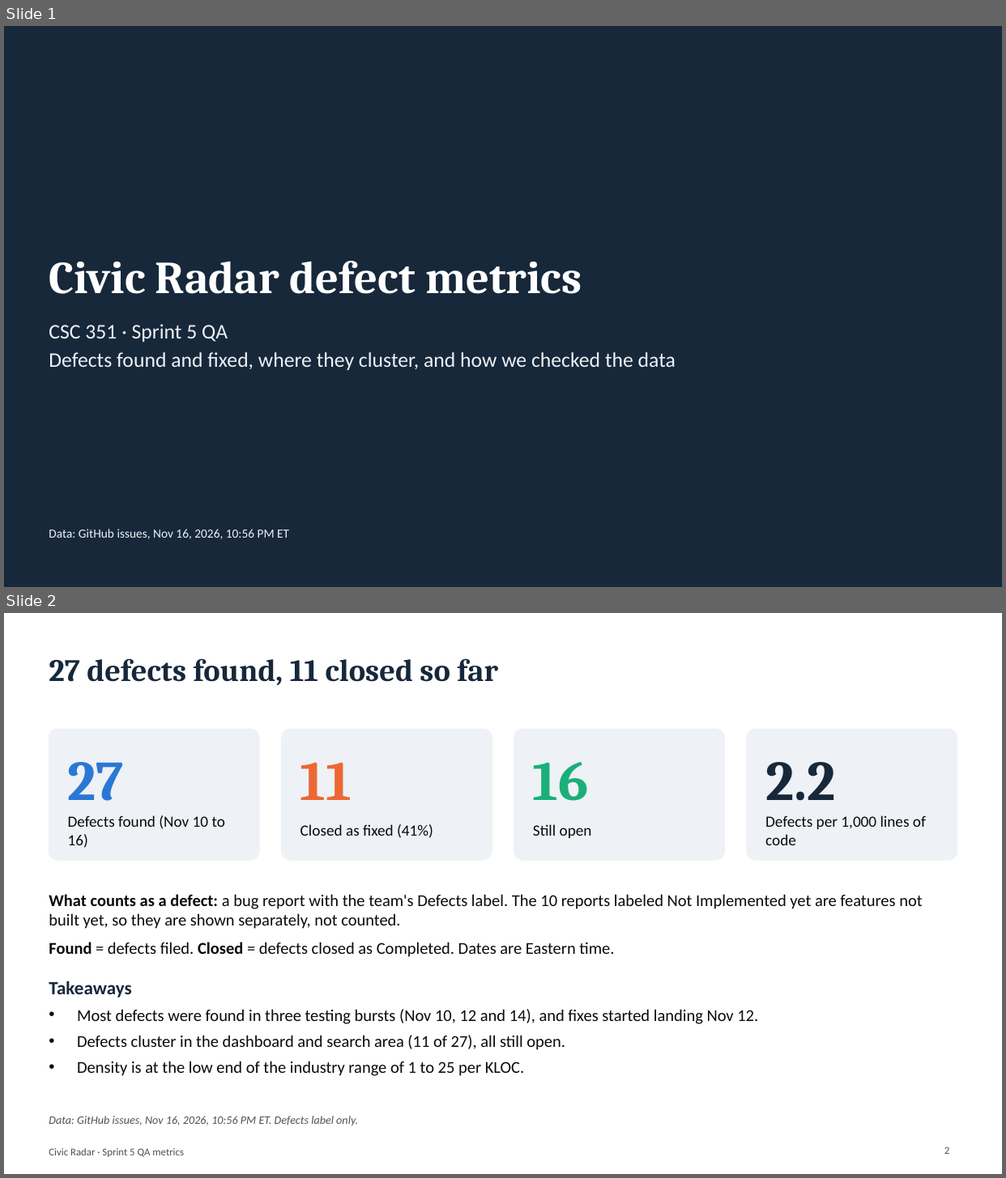
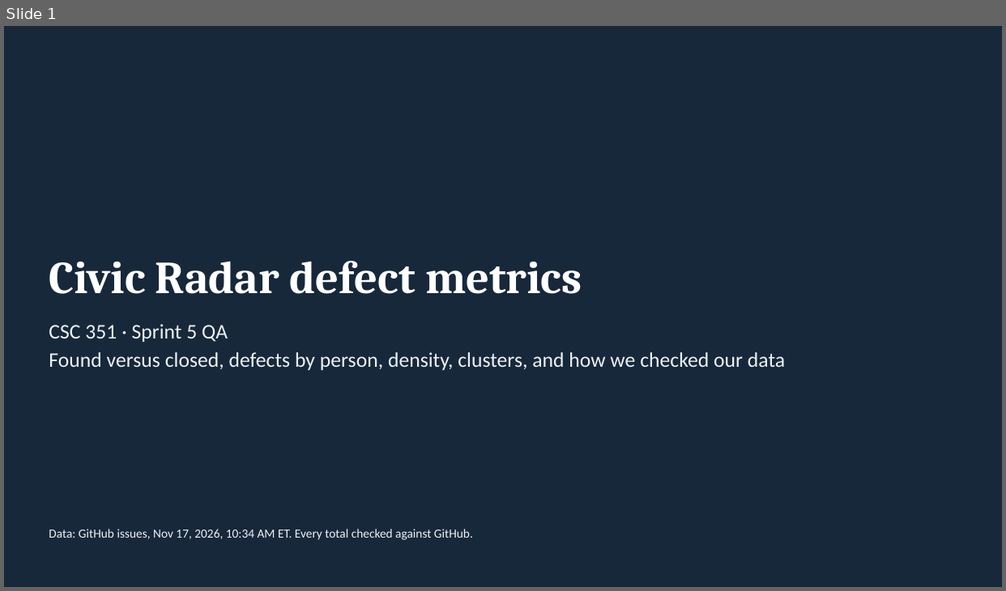
Before and after one commit to Civic-Radar/civicradar-project, a slide deck: Defect Metrics/Civic Radar Defect Metrics.pptx. Shown one above the other, each under a label of ours: slides 1 and 2 before the commit, slide 1 after it. The pictures are 1006x1178 and 1006x591 pixels, drawn with LibreOffice and Linux fonts; fonts in the diff are those of the drawing. Boxes give left, top, right and bottom in pixels: in the first picture for what was removed or moved away, otherwise in the second. Text is boxed around its words. In the diff, an @@ line names an element or a change of style, - is before the commit and + after.

Commit message:
Refresh Phase B defect metrics after the team's last merges and follow the lecture example
Pulled from GitHub on November 17, 2026 at 10:34 AM ET: 27 defects found, 23 closed, 4 open. Lines of code recounted with cloc on main (6bd95e3): 12,675, so 2.1 defects per KLOC.

Defects by person now include the 7 real reports our team filed against the team we tested (SonjaSeferasi/ssu-starter-app-v2); form tests, duplicates and one withdrawn report are listed and left out. Charts now have labeled axes, and defect clusters add a full defects-by-SRS-item chart and table that add up to 27. Severity table adds average days to fix.

The slides follow the CSC 351 Defect Metrics lecture example. Removed the PNG charts and their scripts, since the deck's native charts replace them. checks.py reruns the GitHub search cross-checks.

```diff
--- a/Defect Metrics/Civic Radar Defect Metrics.pptx
+++ b/Defect Metrics/Civic Radar Defect Metrics.pptx
@@ slide 2 removed at [4,613,1002,1174], background #FFFFFF @@
@@ title removed at [49,658,498,685] @@
-27 defects found, 11 closed so far
@@ rounded rectangle removed at [49,729,259,860] @@
@@ rounded rectangle removed at [282,729,492,860] @@
@@ rounded rectangle removed at [514,729,725,860] @@
@@ rounded rectangle removed at [747,729,957,860] @@
@@ text removed at [68,762,124,801] @@
-27
@@ text removed at [300,762,351,800] @@
-11
@@ text removed at [533,762,589,801] @@
-16
@@ text removed at [765,762,835,801] @@
-2.2
@@ text removed at [68,815,225,848] @@
-Defects found (Nov 10 to 16)
@@ text removed at [300,824,433,838] @@
-Closed as fixed (41%)
@@ text removed at [533,824,592,838] @@
-Still open
@@ text removed at [765,815,926,845] @@
-Defects per 1,000 lines of code
@@ text removed at [49,894,922,957] @@
-What counts as a defect: a bug report with the team's Defects label. The 10 reports labeled Not Implemented yet are features not built yet, so they are shown separately, not counted.
-Found = defects filed. Closed = defects closed as Completed. Dates are Eastern time.
@@ text removed at [49,981,758,1076] @@
-Takeaways
-• Most defects were found in three testing bursts (Nov 10, 12 and 14), and fixes started landing Nov 12.
-• Defects cluster in the dashboard and search area (11 of 27), all still open.
-• Density is at the low end of the industry range of 1 to 25 per KLOC.
@@ text removed at [49,1116,358,1127] @@
-Data: GitHub issues, Nov 16, 2026, 10:56 PM ET. Defects label only.
@@ page number removed at [944,1147,949,1154] @@
-2
@@ text removed at [49,1148,184,1157] @@
-Civic Radar · Sprint 5 QA metrics
@@ slide 1 changed as well @@
@@ text at [49,352,785,370]: text changed @@
-Defects found and fixed, where they cluster, and how we checked the data
+Found versus closed, defects by person, density, clusters, and how we checked our data
@@ text at [49,529,473,540]: text changed @@
-Data: GitHub issues, Nov 16, 2026, 10:56 PM ET
+Data: GitHub issues, Nov 17, 2026, 10:34 AM ET. Every total checked against GitHub.
```
Also in this commit, not shown: 6 other slides changed, 1 slide added, 2 other slides removed, 16 other files.
